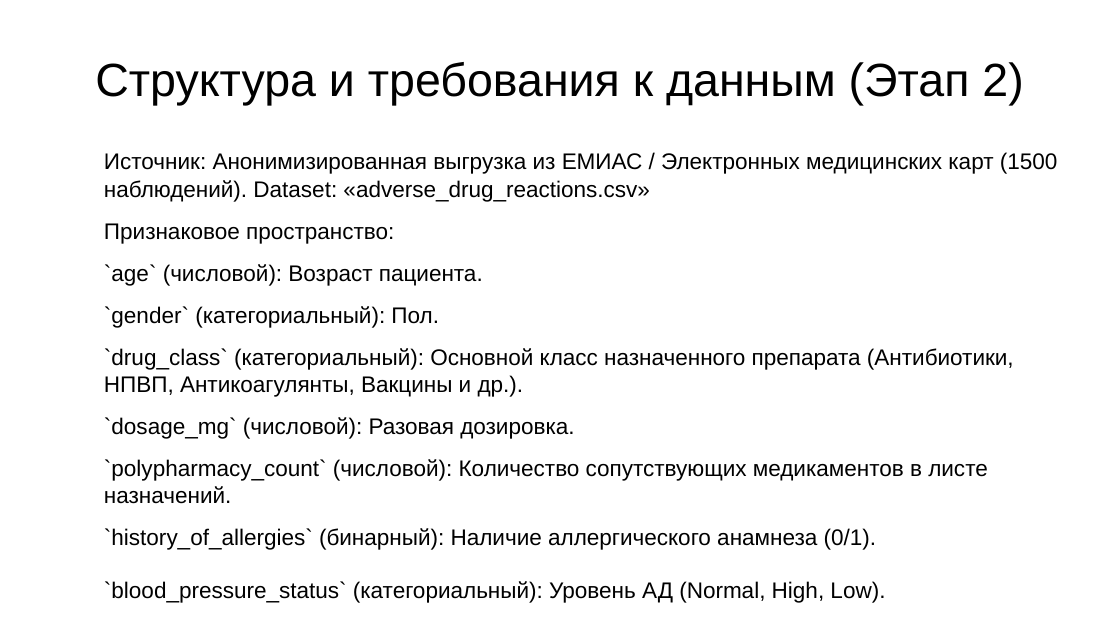
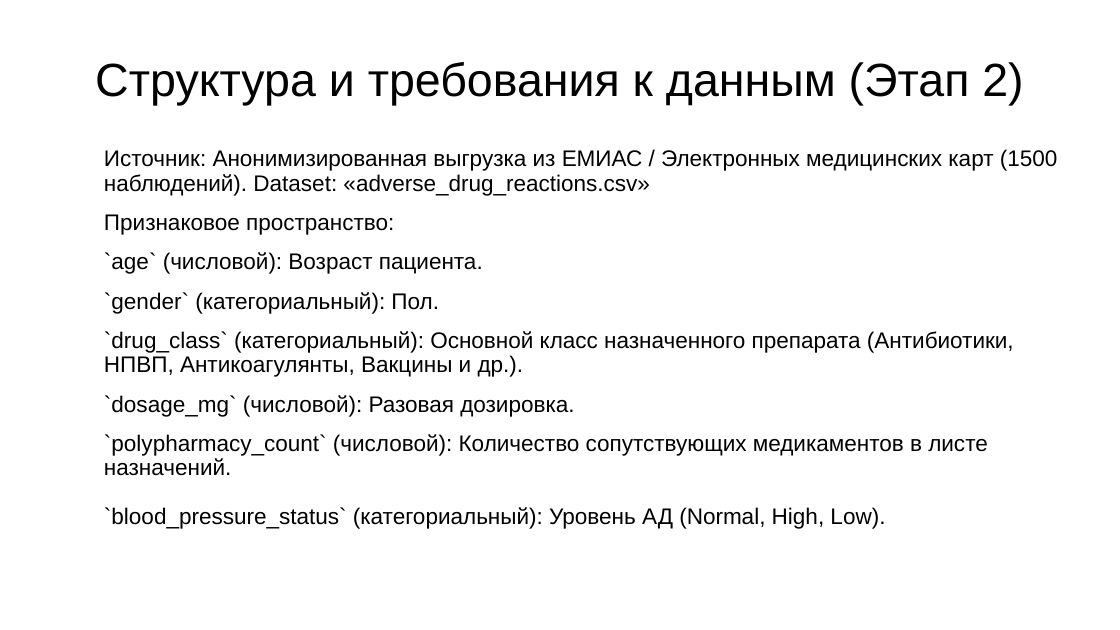
Before and after one commit to HakLuck/my-first-project, a slide deck: slide 4 of Презентация к проекту по DS.pptx. Drawn at 1120x630 pixels with LibreOffice and Linux fonts; fonts in the diff are those of the drawing; background and template pictures are left out. Boxes give left, top, right and bottom in pixels: in the first picture for what was removed or moved away, otherwise in the second. Text is boxed around its words. In the diff, an @@ line names an element or a change of style, - is before the commit and + after.

```diff
--- a/Презентация к проекту по DS.pptx
+++ b/Презентация к проекту по DS.pptx
@@ text "Источник: Анонимизированная выгрузка из ЕМИАС ..." at [104,149,1058,529]: line spacing 1 to 0.9 @@
@@ text at [104,528,876,550]: paragraph removed @@
-`history_of_allergies` (бинарный): Наличие аллергического анамнеза (0/1).
```
Also in this commit, not shown: 8 other slides changed, 5 slides added, 4 slides removed, 1 other file.
